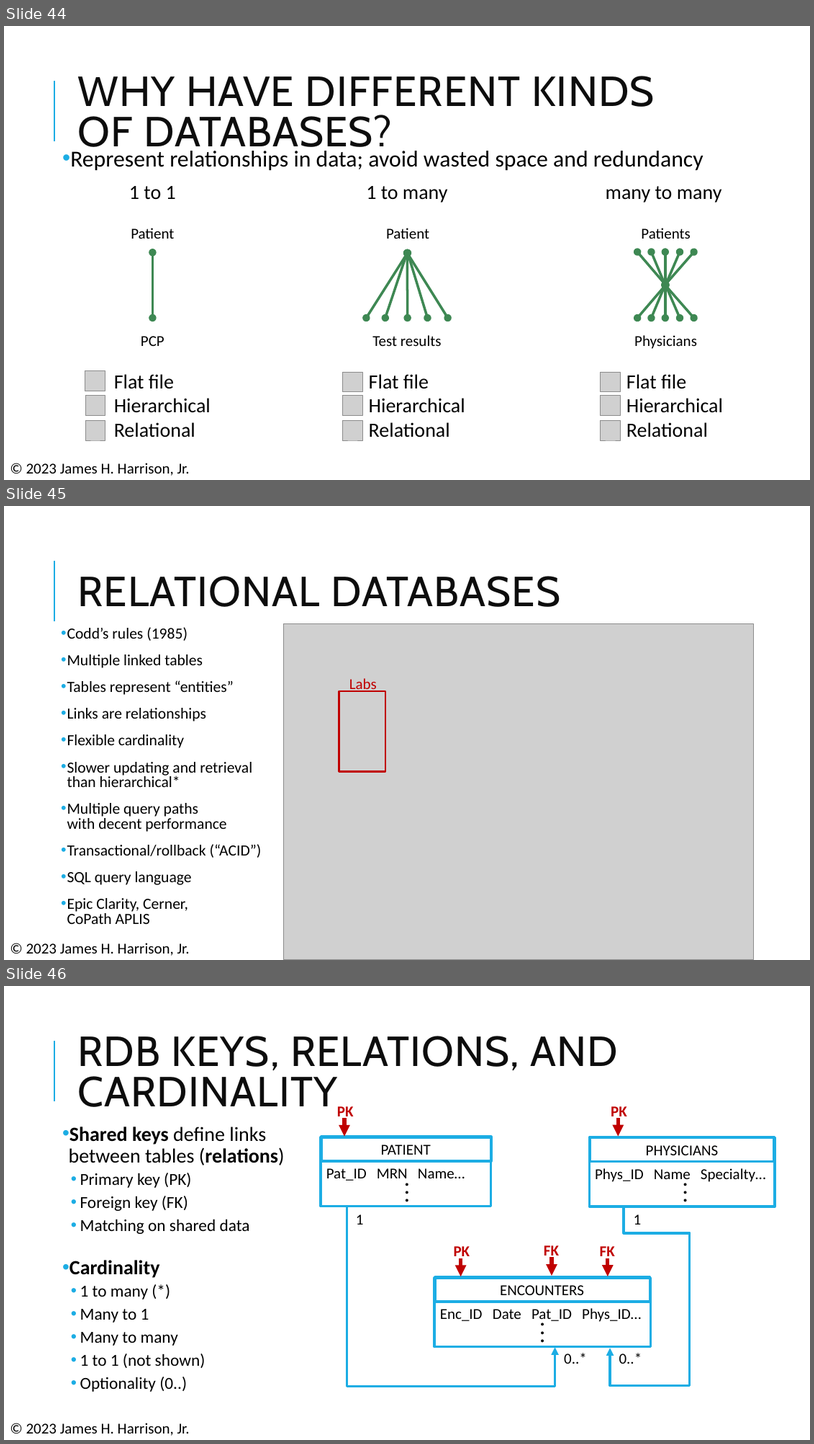
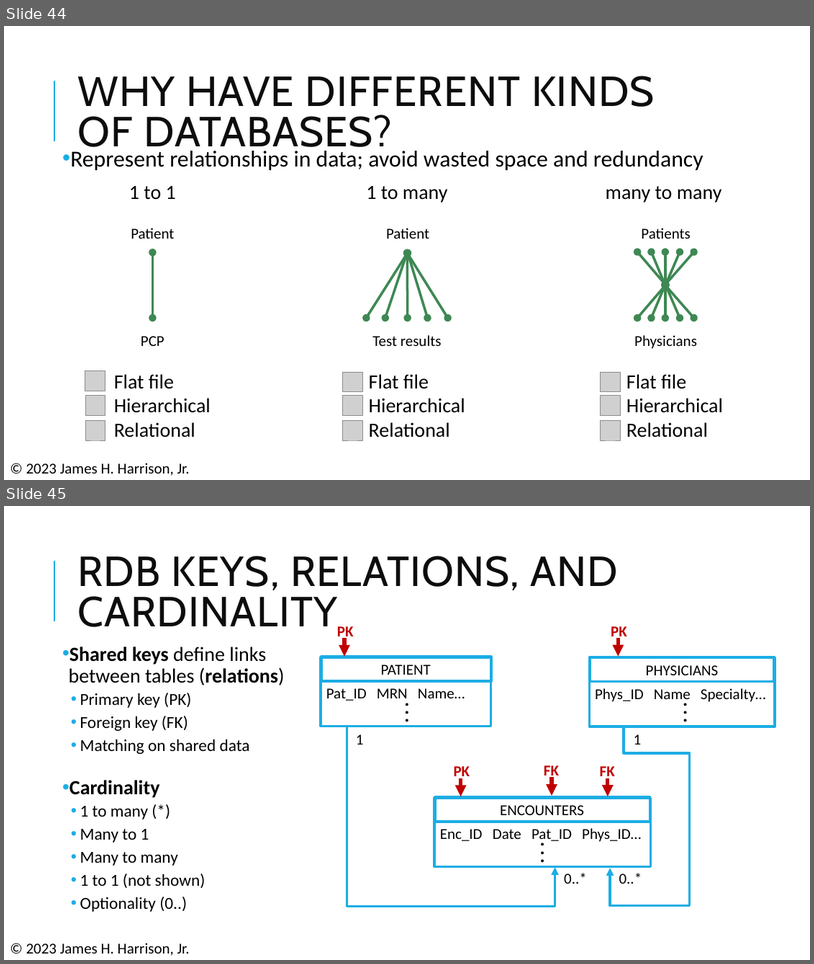
Before and after one commit to pcmathias/MSACL-data-literacy, a slide deck: updates_2026/presentations/Module 1 Slides.pptx. Shown one above the other, each under a label of ours: slides 44, 45 and 46 before the commit, slides 44 and 45 after it. The pictures are 814x1444 and 814x964 pixels, drawn with LibreOffice and Linux fonts; fonts in the diff are those of the drawing; grey boxes stand for pictures. Boxes give left, top, right and bottom in pixels: in the first picture for what was removed or moved away, otherwise in the second. Text is boxed around its words. In the diff, an @@ line names an element or a change of style, - is before the commit and + after.

```diff
--- a/updates_2026/presentations/Module 1 Slides.pptx
+++ b/updates_2026/presentations/Module 1 Slides.pptx
@@ slide 45 removed at (4, 506, 810, 960), background #FFFFFF; not listed: 1 template element that a slide beside it also shows @@
@@ title removed at (77, 576, 561, 607) @@
-RELATIONAL DATABASES
@@ text removed at (67, 627, 262, 924) @@
-• Codd’s rules (1985)
-• Multiple linked tables
-• Tables represent “entities”
-• Links are relationships
-• Flexible cardinality
-• Slower updating and retrieval than hierarchical*
-• Multiple query paths
-  with decent performance
-• Transactional/rollback (“ACID”)
-• SQL query language
-• Epic Clarity, Cerner,
-  CoPath APLIS
@@ picture removed at (283, 623, 754, 959) @@
@@ text removed at (350, 678, 377, 692) @@
-Labs
@@ rectangle removed at (339, 691, 386, 772) @@
@@ text removed at (26, 942, 190, 955) @@
-© 2023 James H. Harrison, Jr.
@@ what was slide 46 is now slide 45 @@
```
Also in this commit, not shown: 2 other slides removed.
